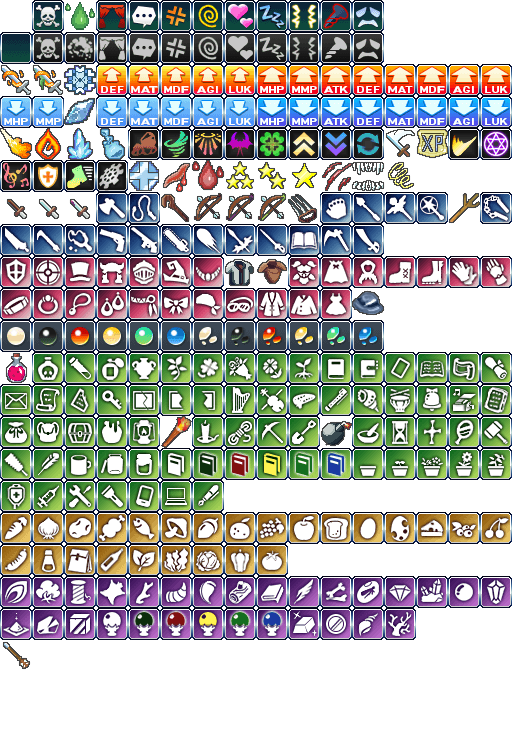
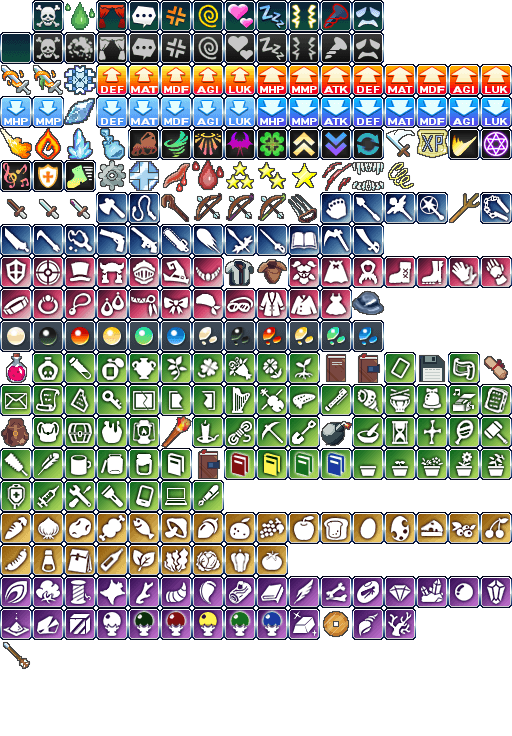
Layered file, before and after one edit (w=512, h=736). Changes by layer:
painted on "Bite" over (353, 163, 383, 190)
added layer "Gear" above "Notebook copy" over (99, 161, 125, 190)
added layer "Notebook copy" above "Notebook" over (199, 450, 219, 478)
added layer "Notebook" above "Book" over (359, 354, 379, 382)
added layer "Book" above "Scroll" over (327, 355, 345, 381)
added layer "Scroll" above "Floppy Disk" over (485, 357, 507, 379)
added layer "Floppy Disk" above "Coin" over (420, 356, 444, 381)
added layer "Coin" above "Items" over (324, 612, 348, 636)
added layer "Items" above "Old" over (2, 419, 28, 446)
painted on "Layer 1" over (0, 160, 512, 640)
